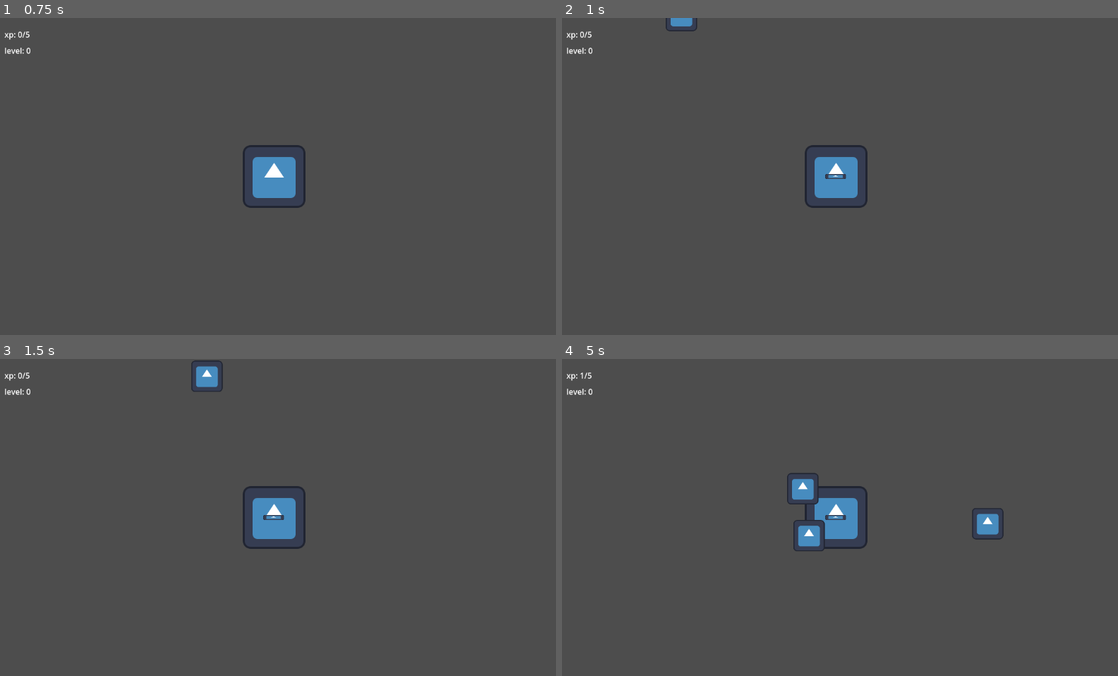
Above: before the commit, frames 1-4 (two rows, left to right).
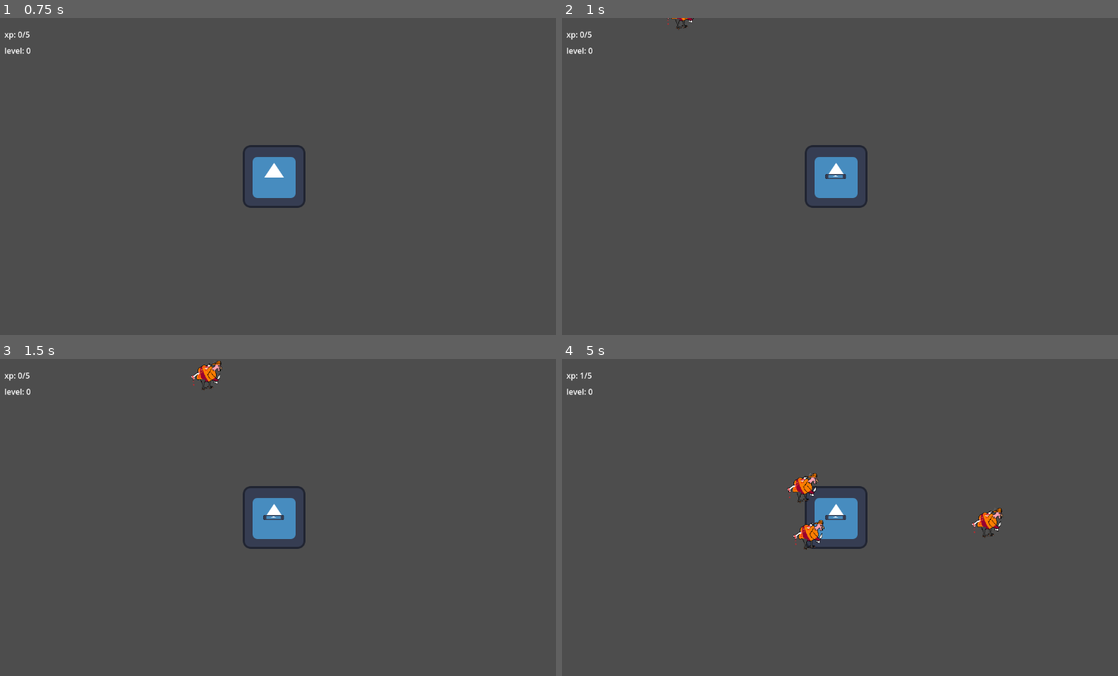
Above: after the commit, the same moments.

Repository: Zoljargal2004/Rogue
Game: Godot game, scene res://scenes/game.tscn
Same seed, same stepped clock (60 frames per second), same inputs: the game is played once before the commit and once after it. The engine's default icon, where the game draws it, is replaced by a stand-in: a white triangle on a blue panel in a dark square.
Inputs:
- Up to frame 1 (0.75 s): tap Enter (ui_accept) at 0.5 s; hold A (move right) from 0.53 s (still down)
- Up to frame 2 (1 s): keep holding A (move right); tap Enter (ui_accept) at 0.77 s
- Up to frame 3 (1.5 s): keep holding A (move right)
- Up to frame 4 (5 s): tap Enter (ui_accept) at 1.52, 3.02, 3.77, 4.52 s; release A (move right) at 2.03 s; hold D (move left) 2.03-2.78 s; hold A (move right) 2.78-4.28 s; hold D (move left) from 4.28 s (still down)

Frame 1 is identical in both runs. In frame 2, 0.2% of the frame differs, in the area x 18-25%, y 0-5%; in frame 3, 0.4%; in frame 4, 1.3%, in the area x 40-80%, y 35-61%.

Commit message:
Enemy texture update
Hehehahaha

Diff:
--- a/scenes/enemy.tscn
+++ b/scenes/enemy.tscn
@@ -1,7 +1,7 @@
 [gd_scene load_steps=4 format=3 uid="uid://croa723483nsf"]
 
 [ext_resource type="Script" path="res://scripts/enemy.gd" id="1_7nej4"]
-[ext_resource type="Texture2D" uid="uid://4voq73l2s01r" path="res://icon.svg" id="2_6bwtg"]
+[ext_resource type="Texture2D" uid="uid://wj20q0sfq05j" path="res://image/chica.png" id="2_3avoc"]
 
 [sub_resource type="RectangleShape2D" id="RectangleShape2D_32kfu"]
 size = Vector2(62, 63)
@@ -10,9 +10,9 @@
 script = ExtResource("1_7nej4")
 
 [node name="Sprite2D" type="Sprite2D" parent="."]
-position = Vector2(0, -2)
-scale = Vector2(0.5, 0.5)
-texture = ExtResource("2_6bwtg")
+position = Vector2(-2.38419e-07, -4.5)
+scale = Vector2(0.64, 0.71)
+texture = ExtResource("2_3avoc")
 
 [node name="Area2D" type="Area2D" parent="." groups=["enemy"]]
 position = Vector2(32, 30)
Binary file added: image/chica.png
Not shown, added: image/chica.png.import
